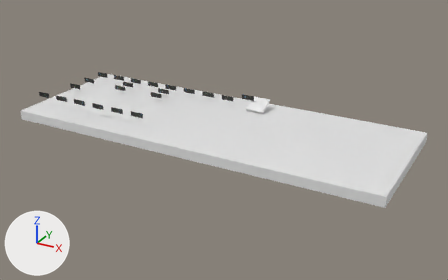
A saved change to the glTF model Examples/Custom Levels Guide/data/custom_levels/my-first-level/my-first-level.glb.
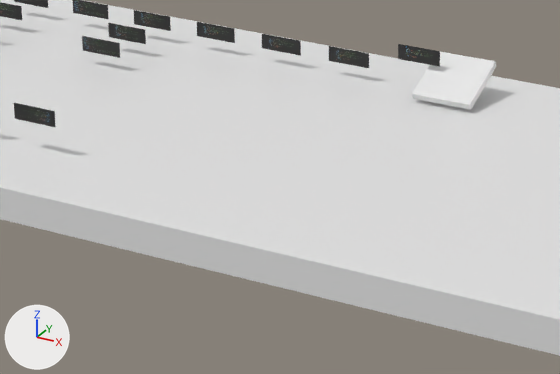
Each version appears first whole from a 50 mm camera at (-415.6, -504.2, 53.3) aimed at (-472.5, -400.6, 1.5), and next in a close-up on the part from 28% to 64% of the width and 29% to 68% of the height. Lighting does not change. The marker at lower left points along +X, +Y and +Z. Where no turn or scale is listed for an object, it has been applied to the vertices.
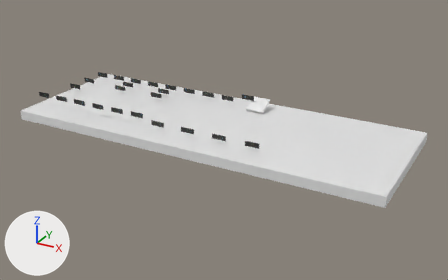
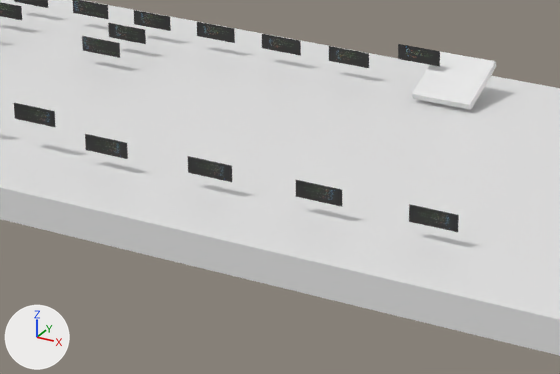
Changed parts and their boxes (x1, y1, x2, y2) in the close-ups (560 x 374 px):
```json
{"object": "Plane.024", "change": "added", "after": [409, 204, 459, 232], "on screen": "black"}
{"object": "Plane.023", "change": "added", "after": [296, 180, 342, 207], "on screen": "black"}
{"object": "Plane.022", "change": "added", "after": [188, 156, 232, 182], "on screen": "black"}
{"object": "Plane.021", "change": "added", "after": [85, 134, 128, 159], "on screen": "black"}
```

Edits to the scene script, one JSON object a line:
```json
{"op": "add", "block": "img_mfl_ecovent_04", "code": ["img_mfl_ecovent_04 = load_image('MFL-ecovent-04', '_unpacked/MFL-ecovent-04', 731, 253, 'sRGB')"]}
{"op": "add", "block": "img_mfl_ecovent_03", "code": ["img_mfl_ecovent_03 = load_image('MFL-ecovent-03', '_unpacked/MFL-ecovent-03', 731, 253, 'sRGB')"]}
{"op": "add", "block": "img_mfl_ecovent_02", "code": ["img_mfl_ecovent_02 = load_image('MFL-ecovent-02', '_unpacked/MFL-ecovent-02', 731, 253, 'sRGB')"]}
{"op": "add", "block": "img_mfl_ecovent_01", "code": ["img_mfl_ecovent_01 = load_image('MFL-ecovent-01', '_unpacked/MFL-ecovent-01', 731, 253, 'sRGB')"]}
{"op": "add", "block": "mat_mfl_ecovent_04", "code": ["mat_mfl_ecovent_04 = principled_material('MFL-ecovent-04')", "mat_mfl_ecovent_04.texture = img_mfl_ecovent_04"]}
{"op": "add", "block": "mat_mfl_ecovent_03", "code": ["mat_mfl_ecovent_03 = principled_material('MFL-ecovent-03')", "mat_mfl_ecovent_03.texture = img_mfl_ecovent_03"]}
{"op": "add", "block": "mat_mfl_ecovent_02", "code": ["mat_mfl_ecovent_02 = principled_material('MFL-ecovent-02')", "mat_mfl_ecovent_02.texture = img_mfl_ecovent_02"]}
{"op": "add", "block": "mat_mfl_ecovent_01", "code": ["mat_mfl_ecovent_01 = principled_material('MFL-ecovent-01')", "mat_mfl_ecovent_01.texture = img_mfl_ecovent_01"]}
{"op": "add", "block": "me_plane_024", "code": ["me_plane_024 = bpy.data.meshes.new('Plane.024')", "me_plane_024.from_pydata(...)  # 4 vertices, 2 faces; spans x -1.46..1.46, y 0.0, z -0.51..0.51", "me_plane_024.materials.append(mat_mfl_ecovent_04)  # picture img_mfl_ecovent_04"]}
{"op": "add", "block": "me_plane_023", "code": ["me_plane_023 = bpy.data.meshes.new('Plane.023')", "me_plane_023.from_pydata(...)  # 4 vertices, 2 faces; spans x -1.46..1.46, y 0.0, z -0.51..0.51", "me_plane_023.materials.append(mat_mfl_ecovent_03)  # picture img_mfl_ecovent_03"]}
{"op": "add", "block": "me_plane_022", "code": ["me_plane_022 = bpy.data.meshes.new('Plane.022')", "me_plane_022.from_pydata(...)  # 4 vertices, 2 faces; spans x -1.46..1.46, y 0.0, z -0.51..0.51", "me_plane_022.materials.append(mat_mfl_ecovent_02)  # picture img_mfl_ecovent_02"]}
{"op": "add", "block": "me_plane_021", "code": ["me_plane_021 = bpy.data.meshes.new('Plane.021')", "me_plane_021.from_pydata(...)  # 4 vertices, 2 faces; spans x -1.46..1.46, y 0.0, z -0.51..0.51", "me_plane_021.materials.append(mat_mfl_ecovent_01)  # picture img_mfl_ecovent_01"]}
{"op": "add", "block": "ob_plane_024", "code": ["ob_plane_024 = bpy.data.objects.new('Plane.024', me_plane_024)", "ob_plane_024.location = (-461.5, -410.0, 6.5)"]}
{"op": "add", "block": "ob_plane_023", "code": ["ob_plane_023 = bpy.data.objects.new('Plane.023', me_plane_023)", "ob_plane_023.location = (-468.5, -410.0, 6.5)"]}
{"op": "add", "block": "ob_plane_022", "code": ["ob_plane_022 = bpy.data.objects.new('Plane.022', me_plane_022)", "ob_plane_022.location = (-475.5, -410.0, 6.5)"]}
{"op": "add", "block": "ob_plane_021", "code": ["ob_plane_021 = bpy.data.objects.new('Plane.021', me_plane_021)", "ob_plane_021.location = (-482.5, -410.0, 6.5)"]}
```
